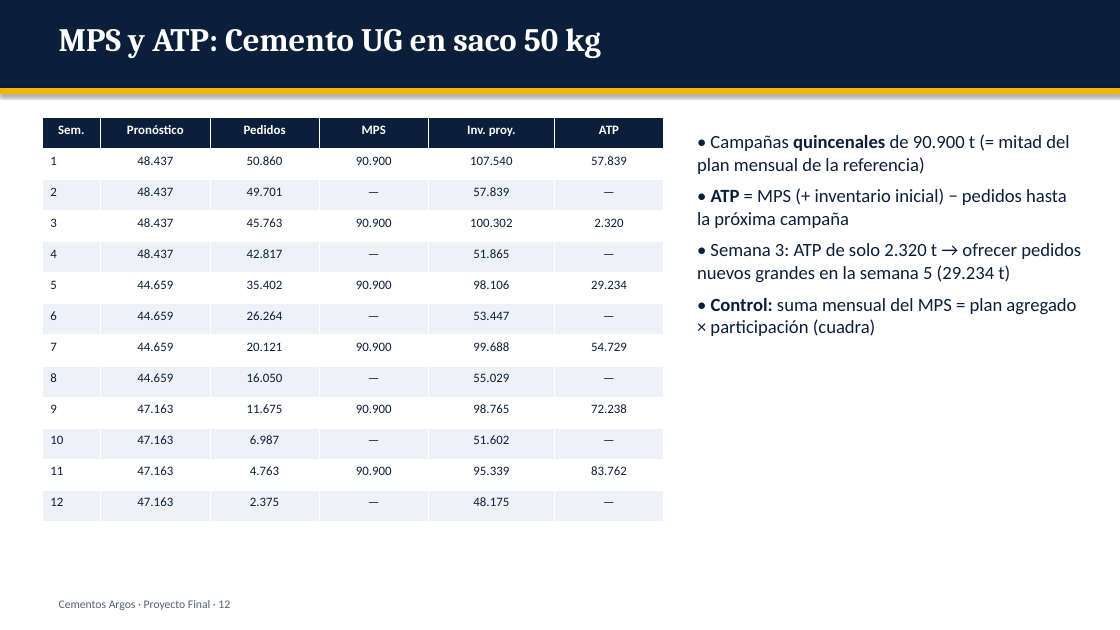
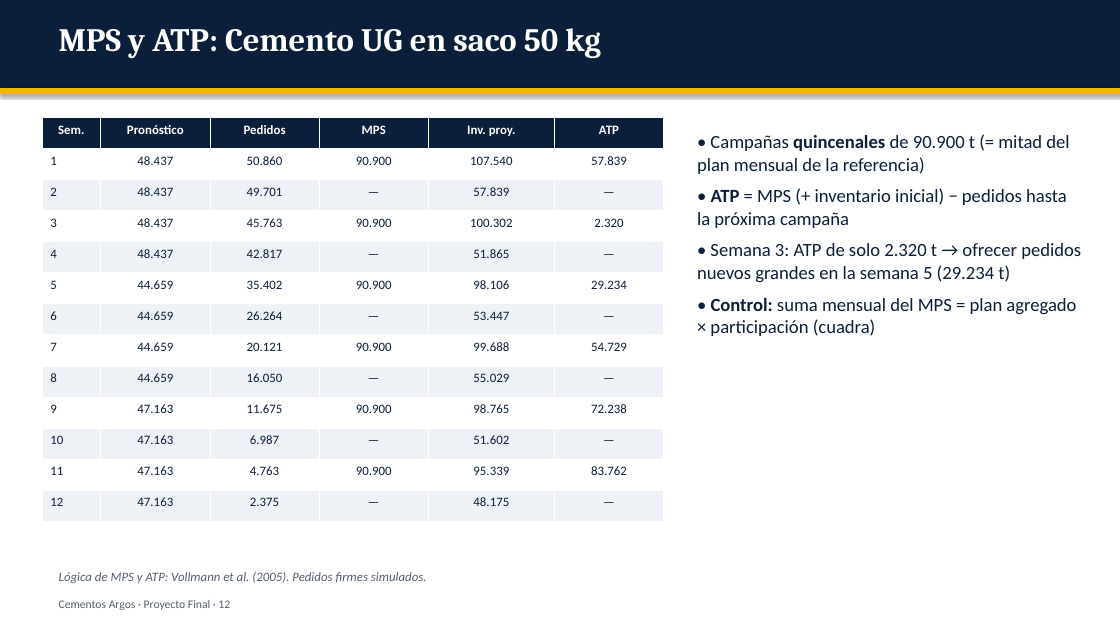
Before and after one commit to mauxysalcedo/mauxysalcedo.github.io, a slide deck: slide 12 of proyecto_final/Presentacion_Proyecto_Final_Argos.pptx. Drawn at 1120x630 pixels with LibreOffice and Linux fonts; fonts in the diff are those of the drawing. Boxes give left, top, right and bottom in pixels: in the first picture for what was removed or moved away, otherwise in the second. Text is boxed around its words. In the diff, an @@ line names an element or a change of style, - is before the commit and + after.

```diff
--- a/proyecto_final/Presentacion_Proyecto_Final_Argos.pptx
+++ b/proyecto_final/Presentacion_Proyecto_Final_Argos.pptx
@@ text added at (x1=59, y1=572, x2=427, y2=583), 11 pt, text #555F70, italic @@
+Lógica de MPS y ATP: Vollmann et al. (2005). Pedidos firmes simulados.
```
Also in this commit, not shown: 5 other slides changed, 1 slide added, 5 other files.
